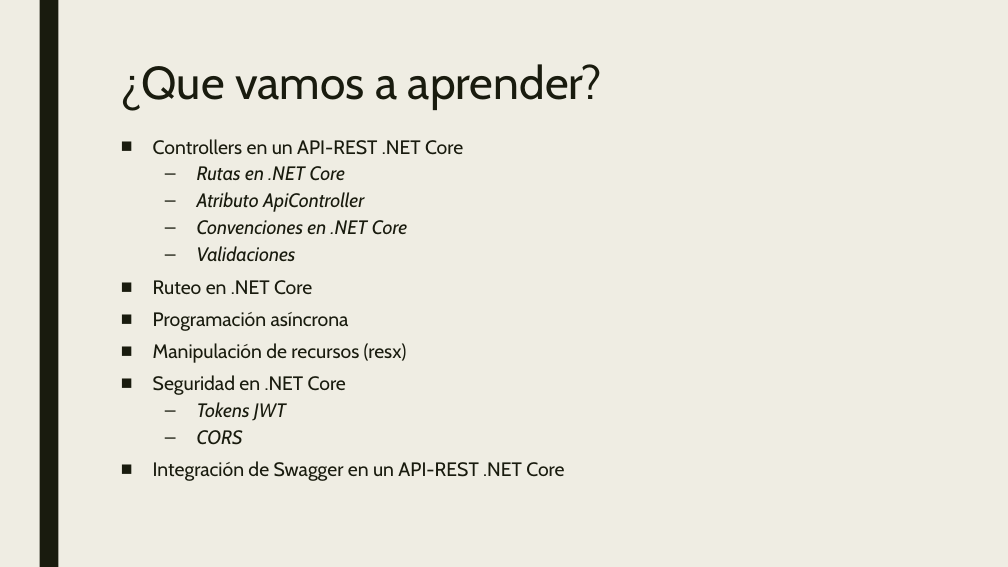
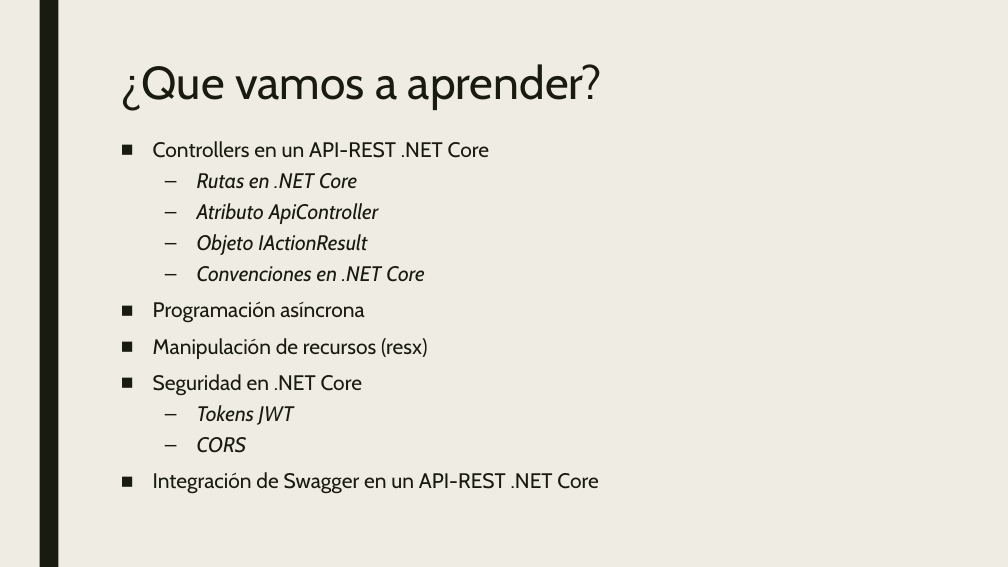
Before and after one commit to dadjh85/Demo4-Curso-.NetCore3.1, a slide deck: slide 2 of doc/Demo4- Curso .NET Core.pptx. Drawn at 1008x567 pixels with LibreOffice and Linux fonts; fonts in the diff are those of the drawing. Boxes give left, top, right and bottom in pixels: in the first picture for what was removed or moved away, otherwise in the second. Text is boxed around its words. In the diff, an @@ line names an element or a change of style, - is before the commit and + after.

Commit message:
* Added atributo ApiController

```diff
--- a/doc/Demo4- Curso .NET Core.pptx
+++ b/doc/Demo4- Curso .NET Core.pptx
@@ text at box(153, 141, 598, 494): size 18.5 to 20 pt; line spacing 0.84 to 0.94 @@
@@ text at box(197, 234, 367, 255): paragraph added @@
+  – Objeto IActionResult
@@ text at box(153, 246, 312, 295): paragraphs removed @@
-  – Validaciones
-■ Ruteo en .NET Core
```
Also in this commit, not shown: 3 slides added, 8 other files.
